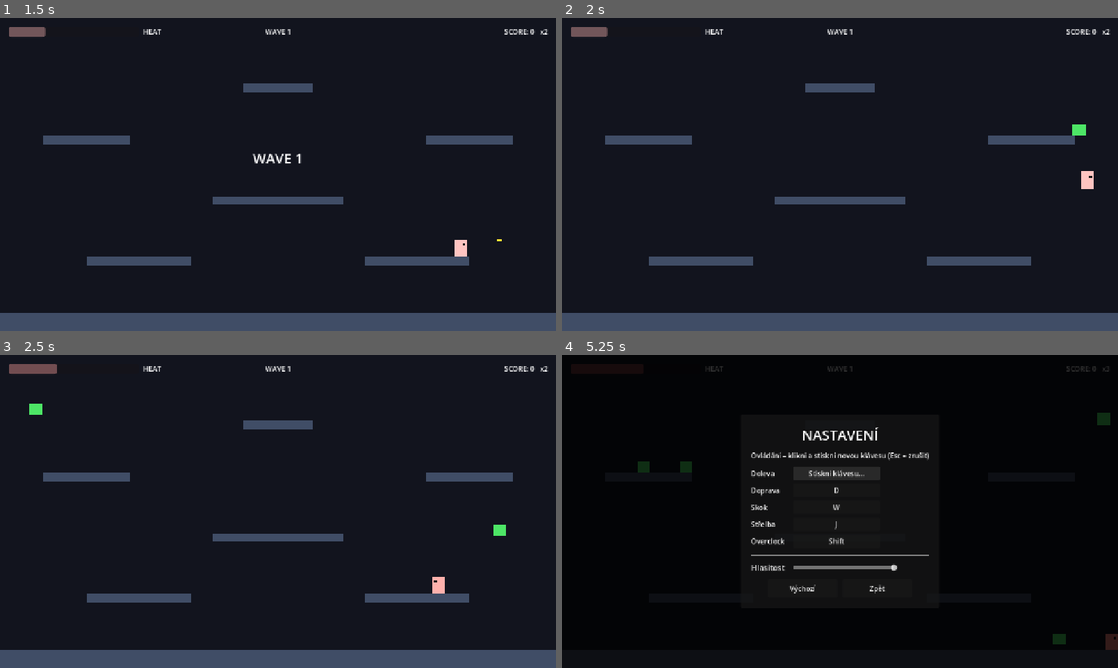
Above: before the commit, frames 1-4 (two rows, left to right).
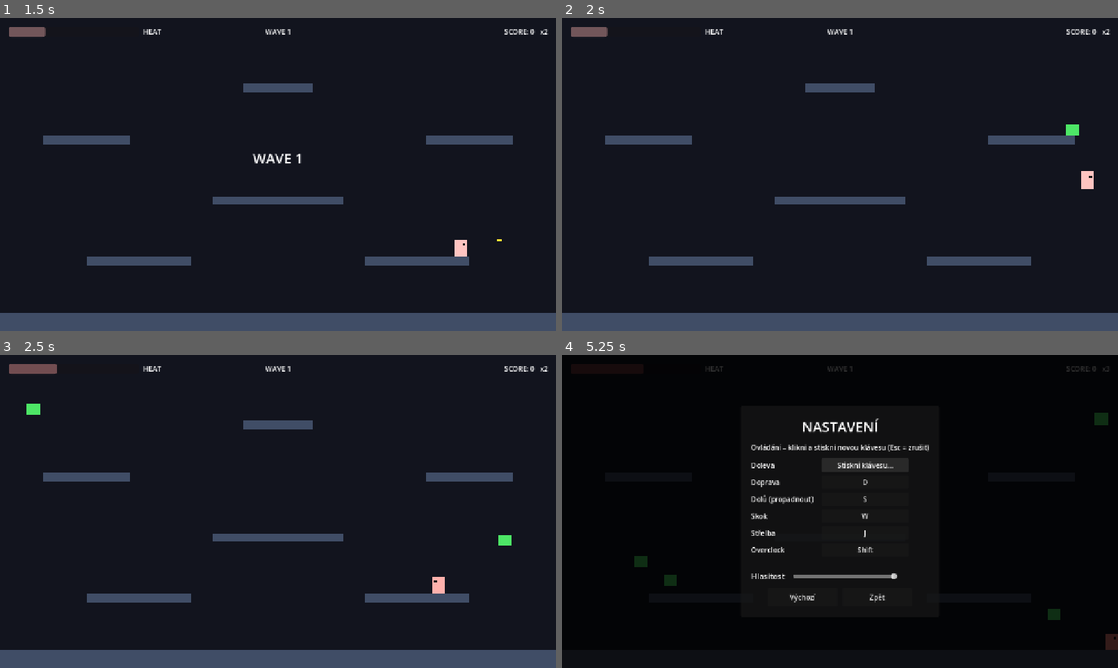
Above: after the commit, the same moments.

Repository: I3lade02/project-x
Game: Godot game, scene res://scenes/arena.tscn
Two runs of this game, one before a commit and one after it. Both use one fixed random seed, a clock stepped at 60 frames per second and the inputs below. This scene is started directly instead of the project's main scene.
Inputs (mouse positions are in pixels of both pictures, inside the frame that each line leads up to):
- Up to frame 1 (1.5 s): tap Enter at 0.5 s; move the mouse to (400, 158) at 0.52 s; hold Shift (overclock) 0.53-1.28 s; hold D (move_right) from 0.53 s (still down); click (400, 158) at 0.67 s; tap W (jump) at 0.77, 1.07 s; tap J (shoot) at 0.8, 1.35 s; move the mouse to (166, 190) at 1.27 s
- Up to frame 2 (2 s): keep holding D (move_right); tap W (jump) at 1.52, 1.55, 1.82 s
- Up to frame 3 (2.5 s): move the mouse to (333, 442) at 2.02 s; release D (move_right) at 2.03 s; hold A (move_left) from 2.03 s (still down); hold Shift (overclock) from 2.03 s (still down); tap W (jump) at 2.1 s
- Up to frame 4 (5.25 s): move the mouse to (812, 574) at 2.77 s; release A (move_left) at 2.78 s; release Shift (overclock) at 2.78 s; hold D (move_right) 2.78-4.25 s; tap Shift (overclock) at 2.85 s; click (812, 574) at 2.92 s; tap W (jump) at 3.02, 3.32, 3.77, 3.8, 4.07 s; tap J (shoot) at 3.05 s; move the mouse to (1006, 558) at 3.52 s; hold J (shoot) 3.53-4.25 s; tap Escape (pause) at 4.15 s; click "Nastavení" at 4.25 s; click "A" at 5 s

Frame 1 is identical in both runs. In frame 2, less than 0.1% of the frame differs, in the area x 90-95%, y 34-38%; in frame 3, 0.2%; in frame 4, 3.8%, in the area x 13-99%, y 18-93%.

Commit message:
feat: better player tracking by enemies, upgrades after rounds

Diff:
--- a/project.godot
+++ b/project.godot
@@ -40,6 +40,10 @@
 , Object(InputEventKey,"resource_local_to_scene":false,"resource_name":"","device":16,"window_id":0,"alt_pressed":false …(186 unchanged characters)…
 ]
 }
+move_down={
+"deadzone": 0.2,
+"events": [Object(InputEventKey,"physical_keycode":83), Object(InputEventKey,"physical_keycode":4194322)]
+}
 jump={
 "deadzone": 0.2,
 "events": [Object(InputEventKey,"resource_local_to_scene":false,"resource_name":"","device":16,"window_id":0,"alt_press …(190 unchanged characters)…
--- a/scenes/arena.tscn
+++ b/scenes/arena.tscn
@@ -3,6 +3,7 @@
 [ext_resource type="Script" uid="uid://bmb6ijj3qnvvw" path="res://scripts/arena.gd" id="1"]
 [ext_resource type="PackedScene" path="res://scenes/player.tscn" id="2"]
 [ext_resource type="PackedScene" path="res://scenes/pause_menu.tscn" id="3"]
+[ext_resource type="PackedScene" path="res://scenes/upgrade_screen.tscn" id="4"]
 
 [sub_resource type="RectangleShape2D" id="s0"]
 size = Vector2(1280, 40)
@@ -82,6 +83,7 @@
 
 [node name="P1" type="StaticBody2D" parent="Platforms" unique_id=2037486660]
 position = Vector2(320, 560)
+collision_layer = 16
 
 [node name="CollisionShape2D" type="CollisionShape2D" parent="Platforms/P1" unique_id=715586638]
 shape = SubResource("s3")
@@ -96,6 +98,7 @@
 
 [node name="P2" type="StaticBody2D" parent="Platforms" unique_id=52606307]
 position = Vector2(960, 560)
+collision_layer = 16
 
 [node name="CollisionShape2D" type="CollisionShape2D" parent="Platforms/P2" unique_id=644313374]
 shape = SubResource("s4")
@@ -110,6 +113,7 @@
 
 [node name="P3" type="StaticBody2D" parent="Platforms" unique_id=1701170254]
 position = Vector2(640, 420)
+collision_layer = 16
 
 [node name="CollisionShape2D" type="CollisionShape2D" parent="Platforms/P3" unique_id=1347533201]
 shape = SubResource("s5")
@@ -124,6 +128,7 @@
 
 [node name="P4" type="StaticBody2D" parent="Platforms" unique_id=189906887]
 position = Vector2(200, 280)
+collision_layer = 16
 
 [node name="CollisionShape2D" type="CollisionShape2D" parent="Platforms/P4" unique_id=808239331]
 shape = SubResource("s6")
@@ -138,6 +143,7 @@
 
 [node name="P5" type="StaticBody2D" parent="Platforms" unique_id=262050355]
 position = Vector2(1080, 280)
+collision_layer = 16
 
 [node name="CollisionShape2D" type="CollisionShape2D" parent="Platforms/P5" unique_id=399475642]
 shape = SubResource("s7")
@@ -152,6 +158,7 @@
 
 [node name="P6" type="StaticBody2D" parent="Platforms" unique_id=216325561]
 position = Vector2(640, 160)
+collision_layer = 16
 
 [node name="CollisionShape2D" type="CollisionShape2D" parent="Platforms/P6" unique_id=89365263]
 shape = SubResource("s8")
@@ -226,3 +233,5 @@
 position = Vector2(640, 100)
 
 [node name="PauseMenu" parent="." unique_id=1234114109 instance=ExtResource("3")]
+
+[node name="UpgradeScreen" parent="." unique_id=80044606 instance=ExtResource("4")]
--- a/scenes/bullet.tscn
+++ b/scenes/bullet.tscn
@@ -7,7 +7,7 @@
 
 [node name="Bullet" type="Area2D"]
 collision_layer = 0
-collision_mask = 5
+collision_mask = 21
 script = ExtResource("1")
 
 [node name="CollisionShape2D" type="CollisionShape2D" parent="."]
--- a/scenes/enemy.tscn
+++ b/scenes/enemy.tscn
@@ -10,7 +10,7 @@
 
 [node name="Enemy" type="CharacterBody2D"]
 collision_layer = 4
-collision_mask = 1
+collision_mask = 17
 script = ExtResource("1")
 
 [node name="CollisionShape2D" type="CollisionShape2D" parent="."]
--- a/scenes/player.tscn
+++ b/scenes/player.tscn
@@ -1,16 +1,14 @@
 [gd_scene load_steps=4 format=3]
 
 [ext_resource type="Script" path="res://scripts/player.gd" id="1"]
-[ext_resource type="PackedScene" path="res://scenes/bullet.tscn" id="2"]
 
 [sub_resource type="RectangleShape2D" id="shape"]
 size = Vector2(28, 40)
 
 [node name="Player" type="CharacterBody2D"]
 collision_layer = 2
-collision_mask = 1
+collision_mask = 17
 script = ExtResource("1")
-bullet_scene = ExtResource("2")
 
 [node name="CollisionShape2D" type="CollisionShape2D" parent="."]
 shape = SubResource("shape")
@@ -47,3 +45,8 @@
 scale_amount_min = 4.0
 scale_amount_max = 8.0
 color = Color(0.5, 0.5, 0.5, 0.7)
+
+[node name="BlastRing" type="Polygon2D" parent="."]
+visible = false
+color = Color(1, 0.5, 0.1, 0.5)
+polygon = PackedVector2Array(180.0, 0.0, 176.5, 35.1, 166.3, 68.9, 149.7, 100.0, 127.3, 127.3, 100.0, 149.7, 68.9, 166.3, 35.1, 176.5, 0.0, 180.0, -35.1, 176.5, -68.9, 166.3, -100.0, 149.7, -127.3, 127.3, -149.7, 100.0, -166.3, 68.9, -176.5, 35.1, -180.0, 0.0, -176.5, -35.1, -166.3, -68.9, -149.7, -100.0, -127.3, -127.3, -100.0, -149.7, -68.9, -166.3, -35.1, -176.5, -0.0, -180.0, 35.1, -176.5, 68.9, -166.3, 100.0, -149.7, 127.3, -127.3, 149.7, -100.0, 166.3, -68.9, 176.5, -35.1)
--- /dev/null
+++ b/scenes/upgrade_screen.tscn
@@ -0,0 +1,61 @@
+[gd_scene load_steps=2 format=3]
+
+[ext_resource type="Script" path="res://scripts/upgrade_screen.gd" id="1"]
+
+[node name="UpgradeScreen" type="CanvasLayer"]
+process_mode = 3
+layer = 11
+script = ExtResource("1")
+
+[node name="Root" type="Control" parent="."]
+visible = false
+anchors_preset = 15
+anchor_right = 1.0
+anchor_bottom = 1.0
+grow_horizontal = 2
+grow_vertical = 2
+
+[node name="Dim" type="ColorRect" parent="Root"]
+anchors_preset = 15
+anchor_right = 1.0
+anchor_bottom = 1.0
+grow_horizontal = 2
+grow_vertical = 2
+color = Color(0, 0, 0, 0.7)
+
+[node name="Center" type="CenterContainer" parent="Root"]
+anchors_preset = 15
+anchor_right = 1.0
+anchor_bottom = 1.0
+grow_horizontal = 2
+grow_vertical = 2
+
+[node name="VBox" type="VBoxContainer" parent="Root/Center"]
+theme_override_constants/separation = 24
+
+[node name="Title" type="Label" parent="Root/Center/VBox"]
+theme_override_font_sizes/font_size = 36
+text = "WAVE CLEAR – vyber upgrade"
+horizontal_alignment = 1
+
+[node name="Cards" type="HBoxContainer" parent="Root/Center/VBox"]
+theme_override_constants/separation = 20
+alignment = 1
+
+[node name="Card1" type="Button" parent="Root/Center/VBox/Cards"]
+custom_minimum_size = Vector2(280, 200)
+theme_override_font_sizes/font_size = 18
+text = "Upgrade"
+autowrap_mode = 3
+
+[node name="Card2" type="Button" parent="Root/Center/VBox/Cards"]
+custom_minimum_size = Vector2(280, 200)
+theme_override_font_sizes/font_size = 18
+text = "Upgrade"
+autowrap_mode = 3
+
+[node name="Card3" type="Button" parent="Root/Center/VBox/Cards"]
+custom_minimum_size = Vector2(280, 200)
+theme_override_font_sizes/font_size = 18
+text = "Upgrade"
+autowrap_mode = 3
--- a/scripts/arena.gd
+++ b/scripts/arena.gd
@@ -3,6 +3,7 @@
 const ENEMY_SCENE = preload("res://scenes/enemy.tscn")
 const PICKUP_SCENE = preload("res://scenes/pickup.tscn")
 const Pickup = preload("res://scripts/pickup.gd")
+const Upgrades = preload("res://scripts/upgrades.gd")
 const SPAWN_INTERVAL = 0.8
 const DROP_CHANCE = 0.25
 
@@ -13,6 +14,7 @@
 @onready var wave_label = $HUD/WaveLabel
 @onready var buff_label = $HUD/BuffLabel
 @onready var spawn_points = $SpawnPoints
+@onready var upgrade_screen = $UpgradeScreen
 
 var score := 0
 var wave := 0
@@ -27,6 +29,7 @@
 	player.crashed.connect(func(): show_status("SYSTEM CRASH - REBOOTING..."))
 	player.rebooted.connect(func(): show_status(""))
 	player.died.connect(_on_player_died)
+	upgrade_screen.chosen.connect(_on_upgrade_chosen)
 	start_next_wave()
 
 
@@ -80,8 +83,23 @@
 	if randf() < DROP_CHANCE:
 		spawn_pickup(pos)
 	if to_spawn == 0 and alive == 0 and not game_over:
-		show_status("WAVE CLEAR!", 2.0)
-		get_tree().create_timer(2.0).timeout.connect(start_next_wave)
+		show_status("WAVE CLEAR!", 1.0)
+		get_tree().create_timer(1.0).timeout.connect(_offer_upgrades)
+
+
+func _offer_upgrades():
+	if game_over:
+		return
+	var choices = Upgrades.pick(player.upgrades, 3)
+	if choices.is_empty():
+		start_next_wave()           # všechno už na maximu
+		return
+	upgrade_screen.open(choices, player.upgrades)
+
+
+func _on_upgrade_chosen(id):
+	player.apply_upgrade(id)
+	start_next_wave()
 
 
 func _on_player_died():
--- a/scripts/bullet.gd
+++ b/scripts/bullet.gd
@@ -1,17 +1,31 @@
 extends Area2D
 
 const SPEED = 900.0
+
 var direction := Vector2.RIGHT
 var damage := 1
+var pierce := 0              # kolik bugů navíc projde
+var hit_list := []
+
 
 func _ready():
+	rotation = direction.angle()
 	body_entered.connect(_on_hit)
-	get_tree().create_timer(1.5).timeout.connect(queue_free)
+	get_tree().create_timer(1.5, false).timeout.connect(queue_free)
+
 
 func _physics_process(delta):
 	position += direction * SPEED * delta
 
+
 func _on_hit(body):
+	if body in hit_list:
+		return
 	if body.has_method("take_damage"):
+		hit_list.append(body)
 		body.take_damage(damage)
-	queue_free()
+		pierce -= 1
+		if pierce < 0:
+			queue_free()
+	else:
+		queue_free()             # zeď / plošina
--- a/scripts/enemy.gd
+++ b/scripts/enemy.gd
@@ -4,11 +4,18 @@
 
 const GRAVITY = 1400.0
 const JUMP = -650.0
+const PLATFORM_LAYER = 5
+const DROP_TIME = 0.25
+const SEPARATION_DIST = 34.0
+const SEPARATION_FORCE = 0.8
 
 var speed := 120.0
 var hp := 3
 var contact_heat := 20.0
 var jump_cd := 0.0
+var drop_timer := 0.0
+var target_offset := 0.0
+var accel := 1200.0
 var player
 
 @onready var body = $Body
@@ -16,30 +23,60 @@
 
 
 func _ready():
+	add_to_group("enemies")
 	player = get_tree().get_first_node_in_group("player")
+	# trochu jiné
+	speed *= randf_range(0.85, 1.15)
+	target_offset = randf_range(-30.0, 30.0)
+	accel = randf_range(900.0, 1500.0)
 
 
 func _physics_process(delta):
 	if not is_on_floor():
 		velocity.y += GRAVITY * delta
 
+	jump_cd -= delta
+	drop_timer -= delta
+	set_collision_mask_value(PLATFORM_LAYER, drop_timer <= 0)
+
+	var desired_x := 0.0
 	if player:
-		var dx = player.global_position.x - global_position.x
-		velocity.x = sign(dx) * speed if abs(dx) > 4 else 0.0
+		var dx = player.global_position.x + target_offset - global_position.x
+		var dy = player.global_position.y - global_position.y
+		if abs(dx) > 6:
+			desired_x = sign(dx) * speed
 
-		# skok, když je hráč výš nebo narazí do zdi
-		jump_cd -= delta
-		var player_above = player.global_position.y < global_position.y - 80
-		if is_on_floor() and jump_cd <= 0 and (player_above or is_on_wall()):
-			velocity.y = JUMP
-			jump_cd = randf_range(0.8, 1.6)
+		if is_on_floor():
+			#hráč pod, spadni skrz
+			if dy > 60:
+				drop_timer = DROP_TIME
+			#hráč nad nebo ve zdi -> svarta
+			elif jump_cd <= 0 and (dy < -80 or is_on_wall()):
+				velocity.y = JUMP
+				jump_cd = randf_range(0.8, 1.6)
+
+	desired_x += separation() * speed * SEPARATION_FORCE
+	velocity.x = move_toward(velocity.x, desired_x, accel * delta)
 
 	move_and_slide()
 
-	# dotyk s hráčem
+	#sexy touch
 	for b in hitbox.get_overlapping_bodies():
 		if b.has_method("hit"):
 			b.hit(contact_heat, global_position.x)
+
+func separation():
+	var push := 0.0
+	for other in get_tree().get_nodes_in_group("enemies"):
+		if other == self:
+			continue
+		var d = global_position - other.global_position
+		if abs(d.x) < SEPARATION_DIST and abs(d.y) < 30:
+			var side = sign(d.x)
+			if side == 0:
+				side = 1 if get_instance_id() > other.get_instance_id() else -1
+			push += side * (1.0 - abs(d.x) / SEPARATION_DIST)
+	return clamp(push, -1.0, 1.0)
 
 
 func take_damage(amount):
--- a/scripts/game_settings.gd
+++ b/scripts/game_settings.gd
@@ -6,6 +6,7 @@
 const REBINDABLE = {
 	"move_left": "Doleva",
 	"move_right": "Doprava",
+	"move_down": "Dolů (propadnout)",
 	"jump": "Skok",
 	"shoot": "Střelba",
 	"overclock": "Overclock",
--- a/scripts/pause_menu.gd
+++ b/scripts/pause_menu.gd
@@ -30,7 +30,7 @@
 			settings.close()          # Esc v nastavení = zpět do pauzy
 		elif root.visible:
 			resume()
-		else:
+		elif not get_tree().paused:   # nepauzuj, když je otevřený výběr upgradu
 			pause()
 		get_viewport().set_input_as_handled()
 
@@ -56,6 +56,10 @@
 	settings.open()
 
 
+func _open_bonuses():
+	pass
+
+
 func _to_main_menu():
 	get_tree().paused = false
 	get_tree().change_scene_to_file(MAIN_MENU)
--- a/scripts/player.gd
+++ b/scripts/player.gd
@@ -16,19 +16,39 @@
 const OC_FIRE_DELAY = 0.12
 const HEAT_UP = 20.0          # teplota/s při overclocku
 const COOL = 25.0             # chlazení/s
-const COOL_DELAY = 0.8        # za kolik s po zahřátí začne chladnout
 const SHOT_HEAT = 4.0         # teplo za výstřel
-const CRASH_TIME = 2.5        # délka "rebootu"
 const HIT_INVULN = 0.6        # nesmrtelnost po zásahu
 const KNOCKBACK = 450.0
+const PLATFORM_LAYER = 5      # vrstva proskočitelných plošin
+const DROP_TIME = 0.25        # jak dlouho padá skrz plošinu
+const SPREAD = 0.15           # úhel mezi střelami ve vějíři (rad)
+const BLAST_RADIUS = 180.0
+const BLAST_DAMAGE = 5
 
 # bonusy
 const DOUBLE_JUMP_TIME = 12.0
 const NITRO_TIME = 5.0
 const COOLANT_AMOUNT = 50.0
 
+# --- staty (mění je upgrady) ---
+var speed_mult := 1.0
+var cool_mult := 1.0
+var cool_delay := 0.8         # za kolik s po zahřátí začne chladnout
+var shot_heat_mult := 1.0
+var fire_rate_mult := 1.0     # násobí prodlevu mezi výstřely
+var damage := 1
+var pierce := 0
+var multishot := 0
+var extra_jumps := 0
+var contact_heat_mult := 1.0
+var crash_time := 2.5         # délka "rebootu"
+var thermal_blast := false
+var heat_power := false
+var upgrades := {}            # id : počet
+
+# --- stav ---
 var heat := 0.0
-var cool_timer := 0.0         # odpočet do začátku chlazení
+var cool_timer := 0.0
 var overclock := false
 var crash_timer := 0.0
 var fire_cd := 0.0
@@ -40,11 +60,13 @@
 var dead := false
 var double_jump_timer := 0.0
 var nitro_timer := 0.0
+var drop_timer := 0.0
 
 @onready var visual = $Visual
 @onready var body = $Visual/Body
 @onready var muzzle = $Visual/Muzzle
 @onready var smoke = $Smoke
+@onready var blast_ring = $BlastRing
 
 
 func _ready():
@@ -60,6 +82,8 @@
 	invuln -= delta
 	double_jump_timer = max(double_jump_timer - delta, 0.0)
 	nitro_timer = max(nitro_timer - delta, 0.0)
+	drop_timer -= delta
+	set_collision_mask_value(PLATFORM_LAYER, drop_timer <= 0)
 
 	# --- CRASH stav (modrá obrazovka smrti :) ---
 	if crash_timer > 0:
@@ -75,7 +99,7 @@
 
 	# --- pohyb ---
 	overclock = Input.is_action_pressed("overclock")
-	var speed = SPEED * (OC_SPEED_MULT if overclock else 1.0)
+	var speed = SPEED * speed_mult * (OC_SPEED_MULT if overclock else 1.0)
 	var dir = Input.get_axis("move_left", "move_right")
 	velocity.x = dir * speed + knock
 	knock = move_toward(knock, 0, 1800 * delta)
@@ -83,12 +107,15 @@
 		facing = sign(dir)
 		visual.scale.x = facing
 
-	max_jumps = 2 if double_jump_timer > 0 else 1
+	max_jumps = 1 + extra_jumps + (1 if double_jump_timer > 0 else 0)
 	if is_on_floor():
 		jumps_left = max_jumps
-	if Input.is_action_just_pressed("jump") and jumps_left > 0:
-		velocity.y = JUMP
-		jumps_left -= 1
+	if Input.is_action_just_pressed("jump"):
+		if is_on_floor() and Input.is_action_pressed("move_down"):
+			drop_timer = DROP_TIME            # dolů + skok = propadnout plošinou
+		elif jumps_left > 0:
+			velocity.y = JUMP
+			jumps_left -= 1
 
 	move_and_slide()
 
@@ -103,26 +130,32 @@
 	elif cool_timer > 0:
 		cool_timer -= delta
 	else:
-		heat = max(heat - COOL * delta, 0.0)
+		heat = max(heat - COOL * cool_mult * delta, 0.0)
 		heat_changed.emit(heat)
 
 	update_visual()
 
 
 func shoot():
-	fire_cd = OC_FIRE_DELAY if overclock else FIRE_DELAY
-	var b = BULLET_SCENE.instantiate()
-	b.global_position = muzzle.global_position
-	b.direction = Vector2(facing, 0)
-	get_tree().current_scene.add_child(b)
-	add_heat(SHOT_HEAT)
+	fire_cd = (OC_FIRE_DELAY if overclock else FIRE_DELAY) * fire_rate_mult
+	var count = 1 + multishot
+	var dmg = damage + (1 if heat_power and heat >= 50.0 else 0)
+	for i in count:
+		var angle = (i - (count - 1) / 2.0) * SPREAD
+		var b = BULLET_SCENE.instantiate()
+		b.global_position = muzzle.global_position
+		b.direction = Vector2(facing, 0).rotated(angle)
+		b.damage = dmg
+		b.pierce = pierce
+		get_tree().current_scene.add_child(b)
+	add_heat(SHOT_HEAT * shot_heat_mult)
 
 
 func add_heat(amount):
 	if amount > 0 and nitro_timer > 0:
 		return                                # dusík = žádné zahřívání
 	heat = clamp(heat + amount, 0.0, 100.0)
-	cool_timer = COOL_DELAY
+	cool_timer = cool_delay
 	heat_changed.emit(heat)
 	if heat >= 100.0 and crash_timer <= 0:
 		crash()
@@ -141,7 +174,7 @@
 		side = 1
 	knock = KNOCKBACK * side
 	velocity.y = -250
-	add_heat(amount)
+	add_heat(amount * contact_heat_mult)
 
 
 # volá pickup při sebrání
@@ -160,15 +193,49 @@
 			nitro_timer = NITRO_TIME
 
 
+# volá aréna po výběru karty
+func apply_upgrade(id):
+	upgrades[id] = upgrades.get(id, 0) + 1
+	match id:
+		"cooler": cool_mult += 0.3
+		"paste": cool_delay = max(cool_delay - 0.2, 0.2)
+		"efficient": shot_heat_mult *= 0.75
+		"firerate": fire_rate_mult *= 0.8
+		"pierce": pierce += 1
+		"multishot": multishot += 1
+		"damage": damage += 1
+		"speed": speed_mult += 0.1
+		"jump": extra_jumps += 1
+		"armor": contact_heat_mult *= 0.7
+		"reboot": crash_time = max(crash_time - 0.7, 1.0)
+		"blast": thermal_blast = true
+		"heatpower": heat_power = true
+
+
 # násobič skóre podle teploty (x1 až x4)
 func multiplier():
 	return 1 + int(heat / 25.0)
 
 
 func crash():
-	crash_timer = CRASH_TIME
+	crash_timer = crash_time
 	smoke.emitting = true
 	crashed.emit()
+	if thermal_blast:
+		do_thermal_blast()
+
+
+func do_thermal_blast():
+	for e in get_tree().get_nodes_in_group("enemies"):
+		if e.global_position.distance_to(global_position) < BLAST_RADIUS:
+			e.take_damage(BLAST_DAMAGE)
+	blast_ring.visible = true
+	blast_ring.scale = Vector2(0.2, 0.2)
+	blast_ring.modulate.a = 1.0
+	var tw = create_tween()
+	tw.tween_property(blast_ring, "scale", Vector2.ONE, 0.25)
+	tw.parallel().tween_property(blast_ring, "modulate:a", 0.0, 0.4)
+	tw.tween_callback(func(): blast_ring.visible = false)
 
 
 func die():
--- /dev/null
+++ b/scripts/upgrade_screen.gd
@@ -0,0 +1,45 @@
+extends CanvasLayer
+
+signal chosen(id)
+
+const Upgrades = preload("res://scripts/upgrades.gd")
+
+@onready var root = $Root
+@onready var cards = [
+	$Root/Center/VBox/Cards/Card1,
+	$Root/Center/VBox/Cards/Card2,
+	$Root/Center/VBox/Cards/Card3,
+]
+
+var choices := []
+
+
+func _ready():
+	root.hide()
+	for i in cards.size():
+		cards[i].pressed.connect(_on_card_pressed.bind(i))
+
+
+func open(new_choices: Array, owned: Dictionary):
+	choices = new_choices
+	for i in cards.size():
+		if i < choices.size():
+			var u = Upgrades.LIST[choices[i]]
+			var lvl = owned.get(choices[i], 0) + 1
+			cards[i].text = "%s\n\n%s\n\n(%d/%d)" % [u["name"], u["desc"], lvl, u["max"]]
+			cards[i].show()
+		else:
+			cards[i].hide()
+	get_tree().paused = true
+	root.show()
+	cards[0].grab_focus()
+
+
+func is_open():
+	return root.visible
+
+
+func _on_card_pressed(i):
+	root.hide()
+	get_tree().paused = false
+	chosen.emit(choices[i])
--- /dev/null
+++ b/scripts/upgrades.gd
@@ -0,0 +1,27 @@
+extends RefCounted
+
+const LIST = {
+	"cooler":    {"name": "Lepší chladič",      "desc": "Chlazení +30 %",                            "max": 5},
+	"paste":     {"name": "Teplovodivá pasta",  "desc": "Chlazení začne o 0,2 s dřív",               "max": 3},
+	"efficient": {"name": "Úsporné jádro",      "desc": "Výstřely hřejí o 25 % méně",                "max": 3},
+	"firerate":  {"name": "Rychlejší takt",     "desc": "Rychlost palby +20 %",                      "max": 4},
+	"pierce":    {"name": "Průrazné střely",    "desc": "Střela projde o 1 bug víc",                 "max": 3},
+	"multishot": {"name": "Dvojitá hlaveň",     "desc": "+1 střela navíc (vějíř)",                   "max": 3},
+	"damage":    {"name": "Tvrdší náboje",      "desc": "Poškození +1",                              "max": 3},
+	"speed":     {"name": "Rychlé nohy",        "desc": "Rychlost pohybu +10 %",                     "max": 3},
+	"jump":      {"name": "Pružiny",            "desc": "+1 skok ve vzduchu (trvale)",               "max": 1},
+	"armor":     {"name": "Chlazený plášť",     "desc": "Dotyk bugu hřeje o 30 % méně",              "max": 2},
+	"reboot":    {"name": "Rychlý reboot",      "desc": "Crash trvá o 0,7 s kratší",                 "max": 2},
+	"blast":     {"name": "Termální výbuch",    "desc": "Při crashi vybuchneš a zraníš bugy kolem",  "max": 1},
+	"heatpower": {"name": "Žár = síla",         "desc": "Nad 50 % teploty +1 poškození",             "max": 1},
+}
+
+
+# vrátí až `count` náhodných upgradů, které ještě nejsou na maximu
+static func pick(owned: Dictionary, count: int) -> Array:
+	var pool = []
+	for id in LIST:
+		if owned.get(id, 0) < LIST[id]["max"]:
+			pool.append(id)
+	pool.shuffle()
+	return pool.slice(0, count)
Not shown, added: scripts/upgrade_screen.gd.uid
Not shown, added: scripts/upgrades.gd.uid
